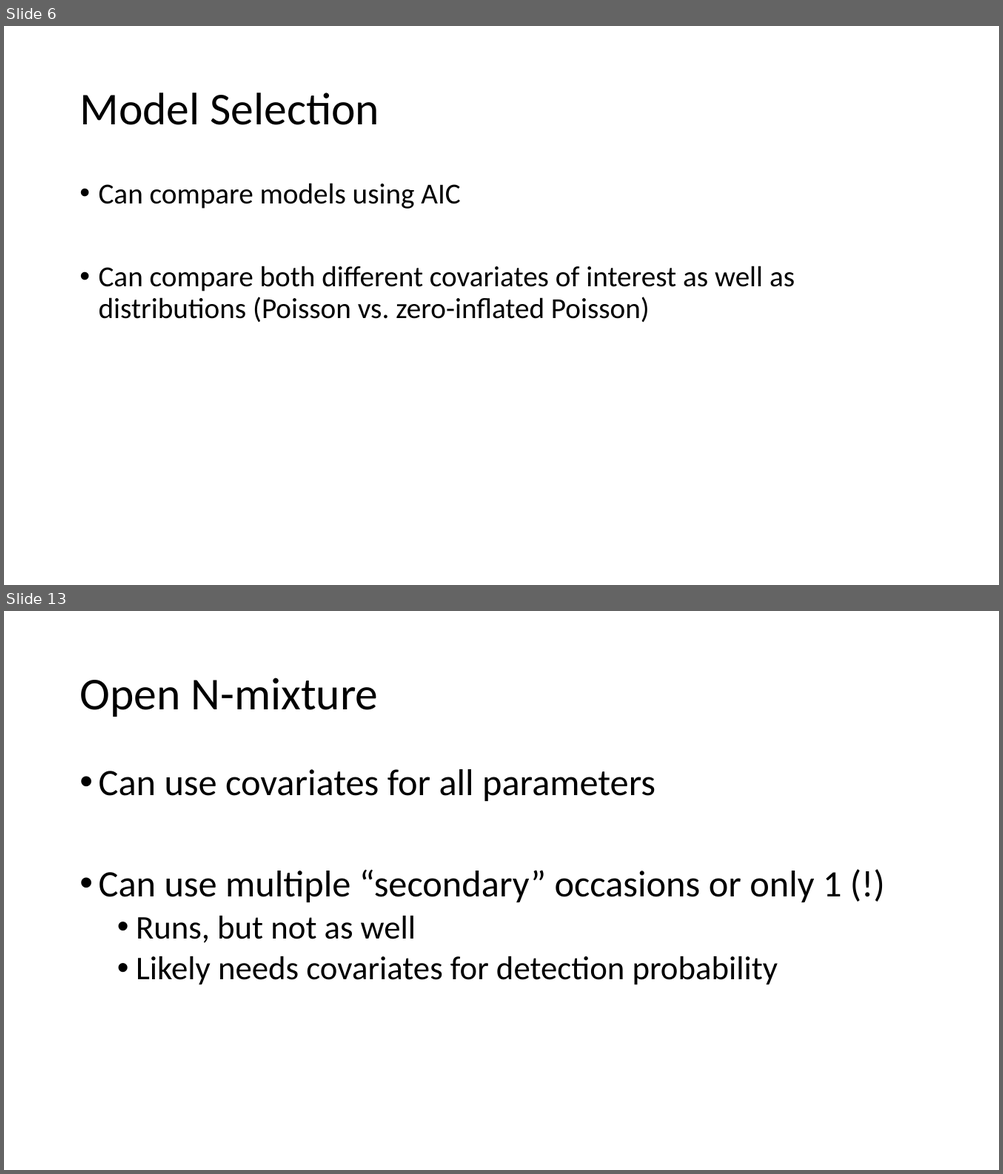
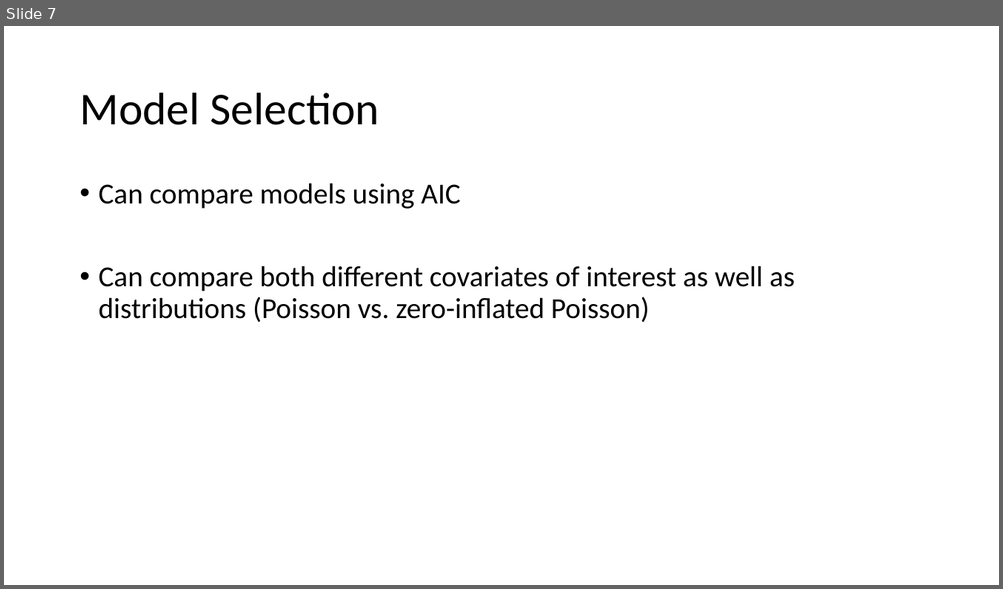
Before and after one commit to evanmadams/NAOC2020-Count-Data-Workshop, a slide deck: lessons/Nmix advanced.pptx. Shown one above the other, each under a label of ours: slides 6 and 13 before the commit, slide 7 after it; the slides between them are not shown. The pictures are 1003x1174 and 1003x589 pixels, drawn with LibreOffice and Linux fonts; fonts in the diff are those of the drawing. Boxes give left, top, right and bottom in pixels: in the first picture for what was removed or moved away, otherwise in the second. Text is boxed around its words. In the diff, an @@ line names an element or a change of style, - is before the commit and + after.

```diff
--- a/lessons/Nmix advanced.pptx
+++ b/lessons/Nmix advanced.pptx
@@ slide 13 removed at (4,611,999,1170), background #FFFFFF @@
@@ title removed at (79,678,378,717) @@
-Open N-mixture
@@ text removed at (99,769,842,985) @@
-• Can use covariates for all parameters
-• Can use multiple “secondary” occasions or only 1 (!)
-  • Runs, but not as well
-  • Likely needs covariates for detection probability
@@ what was slide 6 is now slide 7 @@
```
Also in this commit, not shown: 4 slides changed, 5 slides added, 5 other slides removed, 2 other files.
